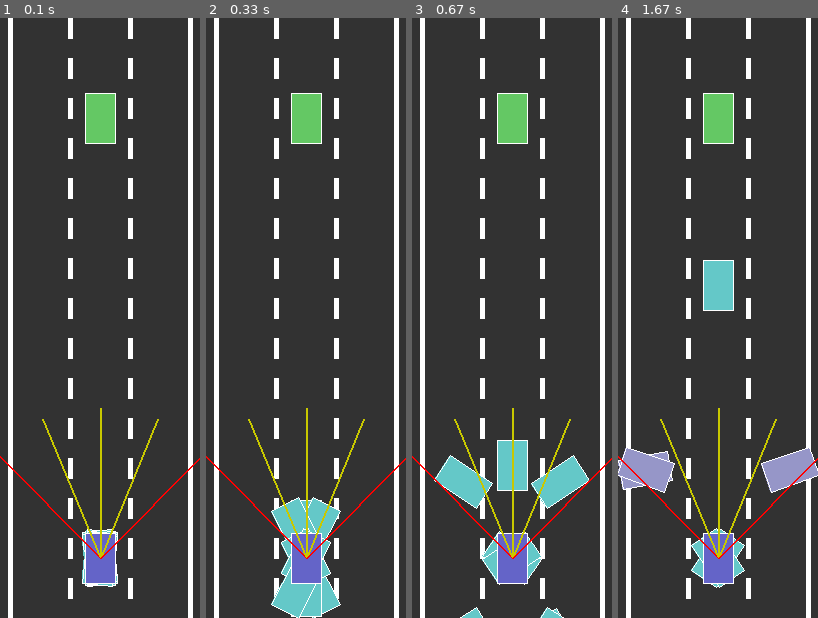
Above: before the commit, frames 1-4 (left to right).
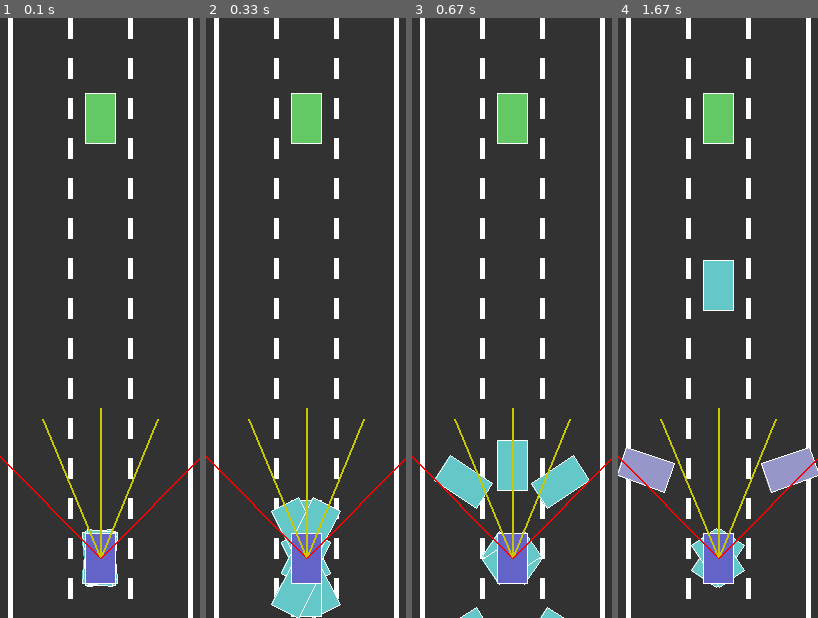
Above: after the commit, the same moments.

Repository: kc-raahi/self-driving-car-sim
Game: pygame game, started from car.py
The game is run twice, just before and just after one commit, with the same random seed, the same clock (stepped at 60 frames per second) and the same inputs.
Inputs:
- Up to frame 1 (0.1 s): no input
- Up to frame 2 (0.33 s): no input
- Up to frame 3 (0.67 s): no input
- Up to frame 4 (1.67 s): no input

The runs differ from the first frame. In frame 1, less than 0.1% of the frame differs, in the area x 41-59%, y 85-95%; in frame 2, less than 0.1%; in frame 3, less than 0.1%; in frame 4, 0.2%, in the area x 0-28%, y 72-79%.

Commit message:
20230721 - fix the best car finder, drawing dead cars function

Diff:
--- a/car.py
+++ b/car.py
@@ -28,7 +28,7 @@
     return a + (b - a) * t
 
 
-def get_ray_intersection(length, angle, my_driver, my_traffic):
+def get_ray_intersection_old(length, angle, my_driver, my_traffic):
     sin_factor = math.sin(angle)
     cos_factor = math.cos(angle)
     for i in range(length):
@@ -47,7 +47,7 @@
 
 
 
-def get_ray_intersection_new(length, angle, my_driver, my_traffic):
+def get_ray_intersection(length, angle, my_driver, my_traffic):
     ray_start_pt = (my_driver.x, my_driver.y)
     ray_end_pt = (my_driver.x - length * math.sin(angle), my_driver.y - length * math.cos(angle))
     pt = None
